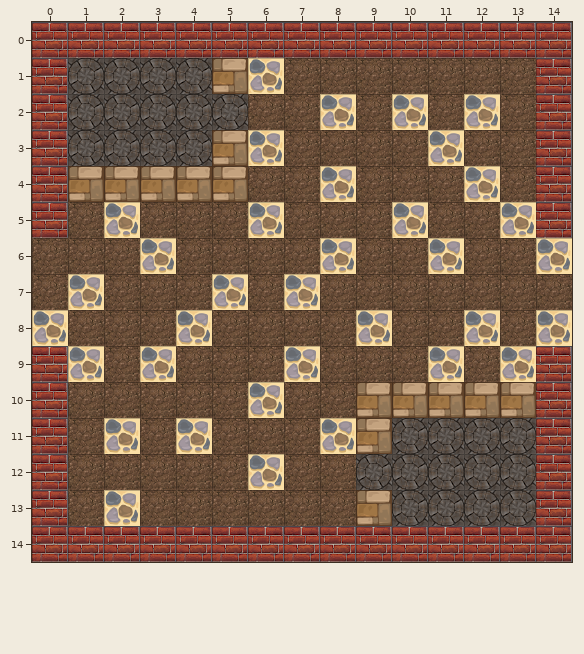
One commit to this Tiled map: secondMap.tmx. Above: the version before the commit.
Cells are 64x64 px. Shown: x 0..14, y 0..14.
And afterwards:
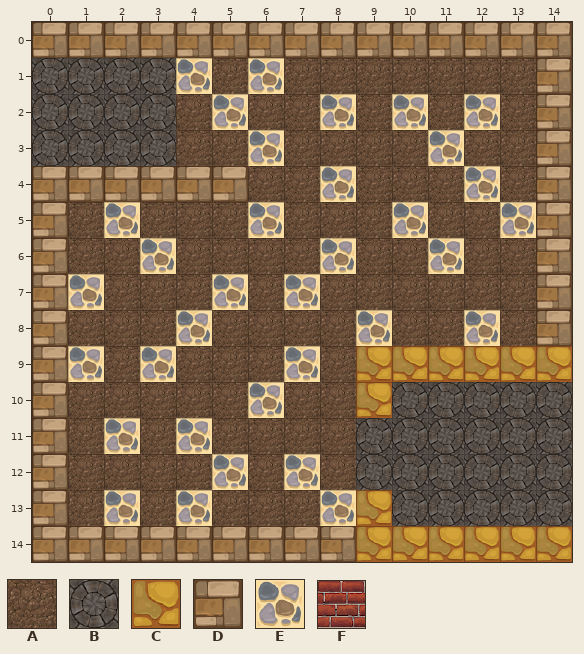
Key: from "secondMap": A 1 "dirt", B 3 "Square_Brick_18-512x512", C 4 "clay_tile_64_01", D 7 "paving_01_tile_64_02", E 9 "sand_01_tile_64_01", F 10 "bricksx64".
_ is an empty cell.
Changes in this commit:
Layer "Tile Layer 1":
The author changed tile E to tile A in row 11 at x 8; in row 12 at x 6.
Tile A now appears in row 1 at x 5; in row 2 at x 4; in row 3 at x 4 to 5.
The author changed tile A to tile E in row 12 at x 5 and 7; in row 13 at x 4 and 8.
Tile E now appears in row 1 at x 4; in row 2 at x 5.
Tile A is gone in row 6 at x 0; in row 7 at x 0 and 14; in row 9 at x 9 to 10 and 12.
Tile E is gone in row 6 at x 14; in row 8 at x 0 and 14; in row 9 at x 11 and 13.
Layer "Tile Layer 2":
The author changed tile D to tile C in row 10 at x 9; in row 13 at x 9.
The author changed tile F to tile C in row 9 at x 14; in row 14 at x 9 to 14.
Tile C now appears in row 9 at x 9 to 13.
The author changed tile F to tile D in row 0 at x 0 to 14; in rows 1 to 3 at x 14; in rows 4 to 5 at x 0 and 14; in rows 9 to 13 at x 0; in row 14 at x 0 to 8.
Tile D now appears in rows 6 to 8 at x 0 and 14.
Tile D is gone in row 1 at x 5; in row 3 at x 5; in row 10 at x 10 to 13; in row 11 at x 9.
Tile F is gone in rows 1 to 3 at x 0; in rows 10 to 13 at x 14.
Layer "Tile Layer 3":
Tile B now appears in rows 1 to 3 at x 0; in row 10 at x 10 to 14; in row 11 at x 9 and 14; in rows 12 to 13 at x 14.
Tile B is gone in row 1 at x 4; in row 2 at x 4 to 5; in row 3 at x 4.
